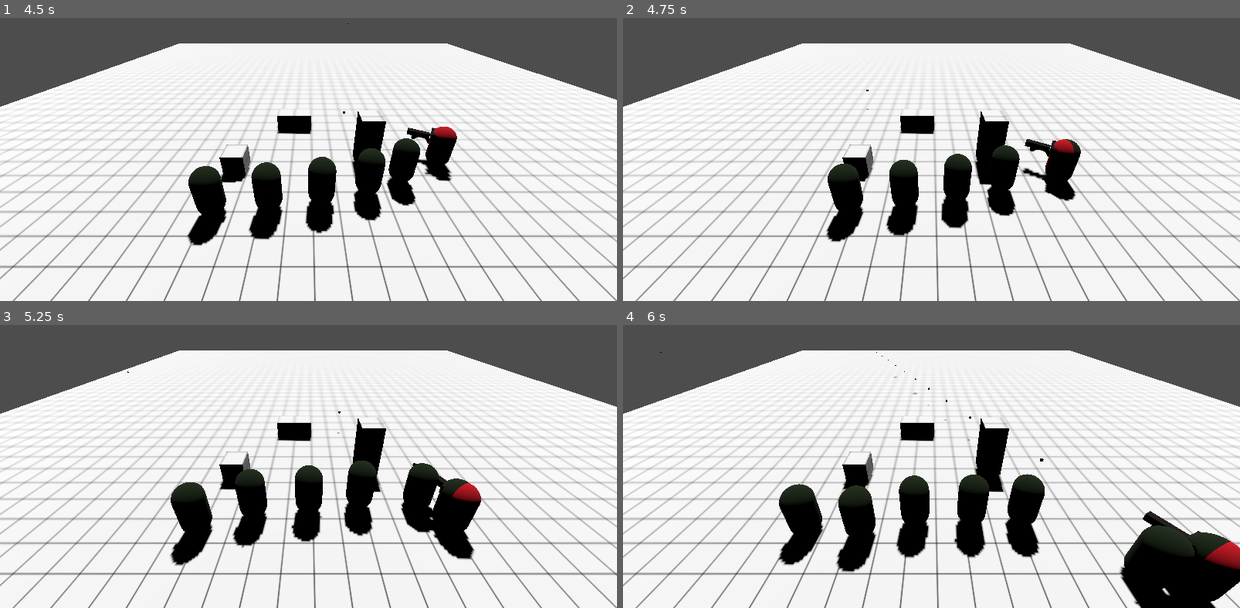
Above: before the commit, frames 1-4 (two rows, left to right).
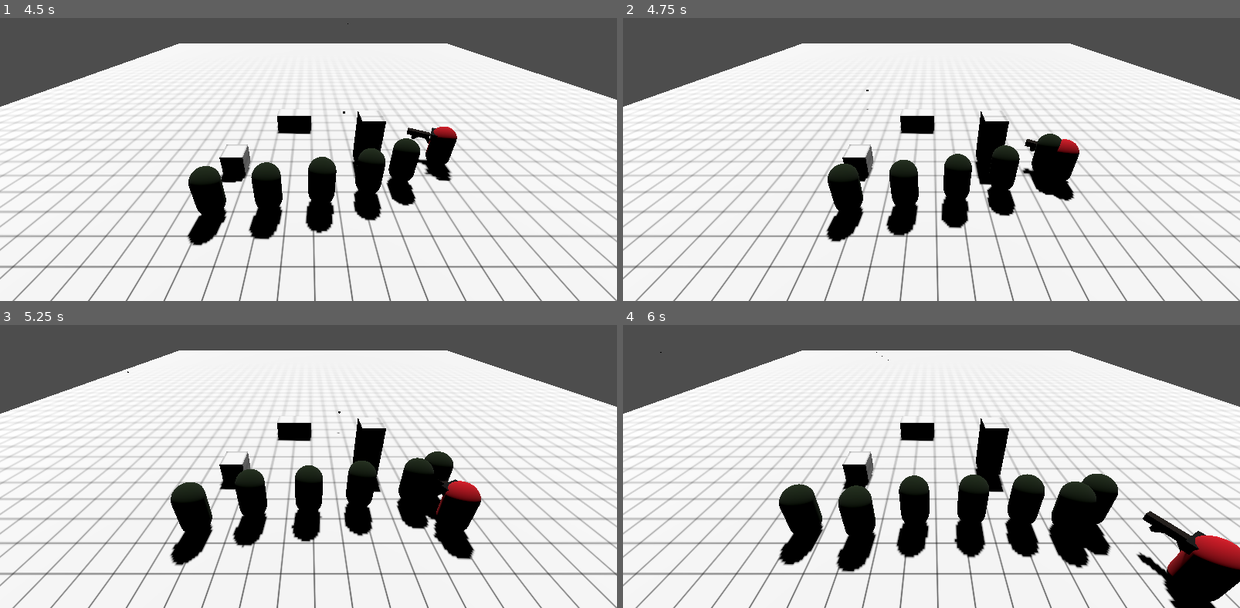
Above: after the commit, the same moments.

Repository: npoy/3d-roguelike-poc
Game: Godot game, scene res://level.tscn
Two runs of this game, one before a commit and one after it. Both use one fixed random seed, a clock stepped at 60 frames per second and the inputs below.
Inputs (mouse positions are in pixels of both pictures, inside the frame that each line leads up to):
- Up to frame 1 (4.5 s): tap Enter (ui_accept) at 0.5, 0.77, 1.52, 3.02, 3.77 s; move the mouse to (444, 111) at 0.52 s; press the mouse at (444, 111) at 0.53 s; hold Right (ui_right) 0.53-1.28 s; move the mouse to (185, 145) at 1.27 s; release the mouse at (185, 145) at 1.28 s; hold Down (ui_down) 1.28-2.03 s; click (185, 145) at 1.35 s; move the mouse to (370, 51) at 2.02 s; press the mouse at (370, 51) at 2.03 s; hold Right (ui_right) 2.03-2.78 s; move the mouse to (277, 196) at 2.77 s; release the mouse at (277, 196) at 2.78 s; hold Up (ui_up) 2.78-3.53 s; click (277, 196) at 2.85 s; move the mouse to (493, 179) at 3.52 s; press the mouse at (493, 179) at 3.53 s; hold Left (ui_left) from 3.53 s (still down); move the mouse to (123, 74) at 4.27 s; release the mouse at (123, 74) at 4.28 s; click (123, 74) at 4.35 s
- Up to frame 2 (4.75 s): keep holding Left (ui_left); tap Enter (ui_accept) at 4.52 s
- Up to frame 3 (5.25 s): move the mouse to (339, 435) at 5.02 s; release Left (ui_left) at 5.03 s; press the mouse at (339, 435) at 5.03 s; hold Down (ui_down) from 5.03 s (still down)
- Up to frame 4 (6 s): move the mouse to (838, 347) at 5.77 s; release Down (ui_down) at 5.78 s; release the mouse at (838, 347) at 5.78 s; hold Right (ui_right) from 5.78 s (still down); click (838, 347) at 5.85 s

Frame 1 is identical in both runs. In frame 2, 0.6% of the frame differs, in the area x 65-75%, y 40-65%; in frame 3, 0.9%; in frame 4, 5.1%, in the area x 43-99%, y 14-100%.

Commit message:
Added enemy hit -WIP-

Diff:
--- a/enemy.gd
+++ b/enemy.gd
@@ -14,6 +14,9 @@
 
 var movement_target_position: Vector3 = Vector3(-3.0,0.0,2.0)
 var path: Array = []
+
+var attack_target: Vector3
+var return_target: Vector3
 
 """
 	TODO: Improve FSM taking it to a next level like in slippy soap
@@ -67,20 +70,30 @@
 		state.ATTACKING:
 			move_and_attack()
 		state.RETURNING:
-			pass
+			move_and_attack()
 		state.RESTING:
 			pass
 
 func move_and_attack():
-	velocity = global_position.direction_to(player.global_position) * attack_speed
+	var distance: float = global_position.distance_to(attack_target)
+	velocity = global_position.direction_to(attack_target) * attack_speed
 	move_and_slide()
+	if (distance < 1):
+		match current_state:
+			state.ATTACKING:
+				current_state = state.RETURNING
+				attack_target = return_target
+			state.RETURNING:
+				attack_timer.start()
+				current_state = state.SEEKING
 
 func _on_stats_died():
 	queue_free()
 
 func _on_AttackRadius_body_entered(body):
 	if body == player:
-		attack_timer.start()
+		attack_target = player.global_position
+		return_target = global_position
 		current_state = state.ATTACKING
 
 func _on_attack_timer_timeout():
